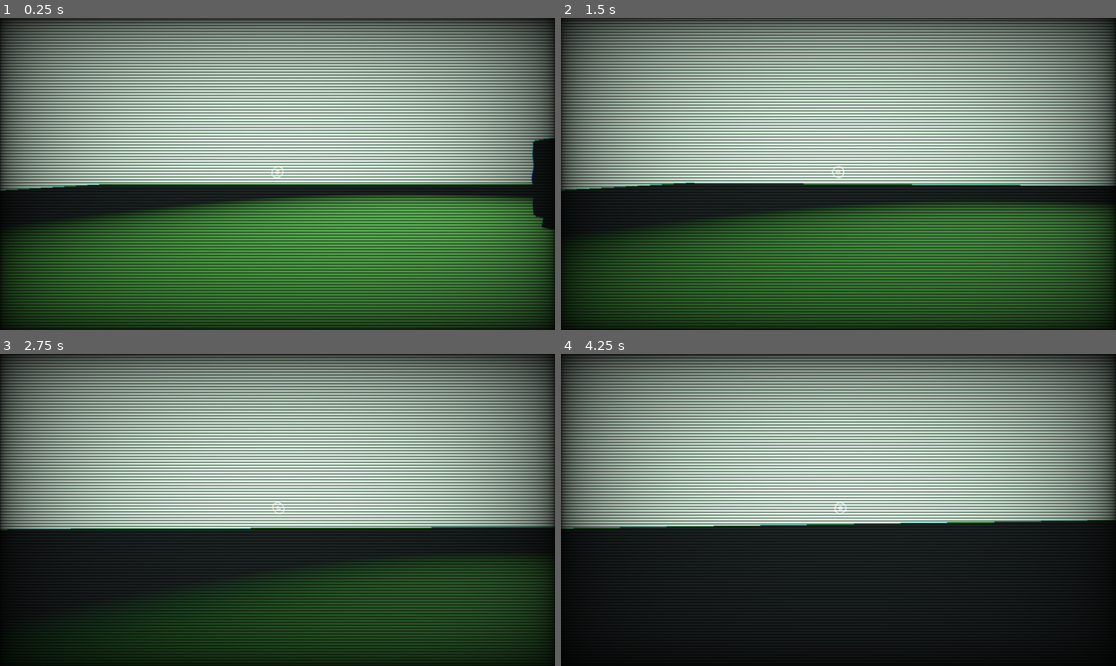
Above: before the commit, frames 1-4 (two rows, left to right).
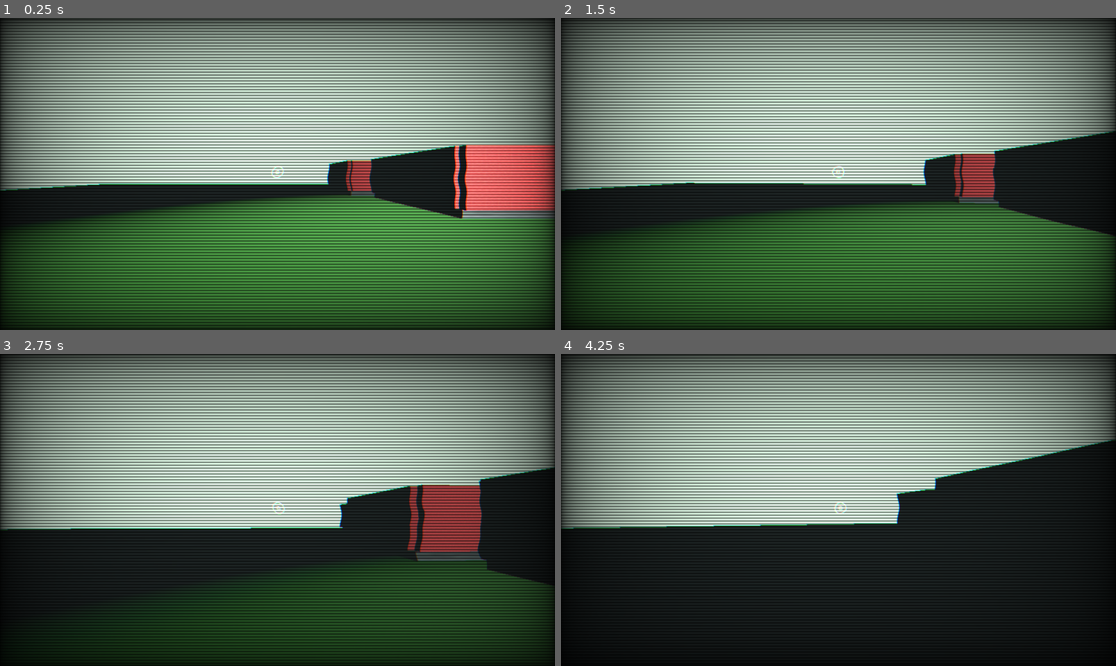
Above: after the commit, the same moments.

Repository: CreativeIndividuals/wildJam
Game: Godot game, scene res://scenes/Game.tscn
The game is run twice, just before and just after one commit, with the same random seed, the same clock (stepped at 60 frames per second) and the same inputs.
Inputs (mouse positions are in pixels of both pictures, inside the frame that each line leads up to):
- Up to frame 1 (0.25 s): no input
- Up to frame 2 (1.5 s): move the mouse to (866, 174) at 0.52 s; hold E (interact) 0.53-1.28 s; hold W (forward) from 0.53 s (still down); move the mouse to (810, 174) at 1.27 s; tap Q (accuse) at 1.35 s
- Up to frame 3 (2.75 s): keep holding W (forward); tap E (interact) at 1.55 s; move the mouse to (288, 503) at 2.02 s; hold E (interact) from 2.03 s (still down)
- Up to frame 4 (4.25 s): keep holding W (forward); move the mouse to (832, 516) at 2.77 s; release E (interact) at 2.78 s; tap E (interact) at 2.85, 3.8 s; move the mouse to (877, 513) at 3.52 s; hold Q (accuse) from 3.53 s (still down)

The runs differ from the first frame. In frame 1, 7.3% of the frame differs, in the area x 58-100%, y 38-68%; in frame 2, 6.0%; in frame 3, 7.3%; in frame 4, 7.4%, in the area x 60-100%, y 27-55%.

Commit message:
audio added and interaction optimization

Diff:
--- a/code/AudioManager.gd
+++ b/code/AudioManager.gd
@@ -1,23 +1,38 @@
 extends Node
 
-@export_multiline var effects :Dictionary[String,String] = \
-{"blackout":"?",
- "interact":"?",
- "speak":"?"}
+@export var effects : Dictionary[String,String]
 
-var ost_player: AudioStreamPlayer
-var sfx_player: AudioStreamPlayer
+@onready var ost: AudioStreamPlayer = $ost
+@onready var sfx: AudioStreamPlayer = $sfx
+@onready var walk: AudioStreamPlayer = $walk
 
-func _ready():
-	ost_player=$ost
-	sfx_player=$sfx
+func _ready() -> void:
+	for character in get_tree().get_nodes_in_group("characters"):
+		character.spoke.connect(play_speech)
+
+func play_speech(character,dialogue):
+	play_sfx("speech_"+character)
 
 func play_ost():
-	ost_player.play()
+	ost.play()
 
 func stop_ost():
-	ost_player.stop()
+	ost.stop()
 
-func play_sfx(effect:String):
-	sfx_player.stream.resource_path = effects[effect]
-	sfx_player.play()
+func play_sfx(effect: String):
+	var path = effects.get(effect, "")
+	if path == "":
+		print("No such effect: ", effect)
+		return
+	var stream = load(path)
+	if not stream:
+		print("Failed to load SFX at: ", path)
+		return
+	sfx.stream = stream
+	sfx.play()
+
+func _on_player_walk_changed(walking: bool) -> void:
+	if walking:
+		walk.play()
+	else:
+		walk.stop()
--- a/code/BlackoutManager.gd
+++ b/code/BlackoutManager.gd
@@ -1,6 +1,6 @@
 extends ColorRect
 
-@export var duration:=2.0
+@export var duration:=5.0
 signal blackoutDone
 
 func _ready():
@@ -8,13 +8,13 @@
 	hide()
 
 func fade_out():
-	create_tween().tween_property($".", "color:a", 0.0, duration/2.0).connect(
+	create_tween().tween_property($".", "color:a", 0.0, duration).connect(
 		"finished", Callable(self, "_on_fade_out_complete")
 	)
 
 func play_blackout():
 	show()
-	#%audioManager.play_sfx("blackout")
+	%audioManager.play_sfx("blackout")
 	create_tween().tween_property($".", "color:a", 1.0, duration/2.0).connect(
 		"finished", Callable(self, "_on_fade_in_complete")
 	)
--- a/code/Player.gd
+++ b/code/Player.gd
@@ -8,6 +8,8 @@
 @onready var interaction_text = %Interact
 @onready var game_state = %GameState
 var current_interactable:Interractable = null
+
+signal walkChanged(walking:bool)
 
 func _ready():
 	Input.mouse_mode = Input.MOUSE_MODE_CAPTURED
@@ -30,8 +32,9 @@
 	if event.is_action_pressed("ui_cancel"):
 		Input.mouse_mode = Input.MOUSE_MODE_VISIBLE if Input.mouse_mode == Input.MOUSE_MODE_CAPTURED else Input.MOUSE_MODE_CAPTURED
 
+var was_walking = false
+
 func _physics_process(_delta):
-	# Movement
 	var input_dir = Input.get_vector("left", "right", "backward", "forward")
 
 	var forward = -camera.global_transform.basis.z
@@ -43,8 +46,13 @@
 	right = right.normalized()
 
 	var direction = (forward * input_dir.y + right * input_dir.x)
+	var walking = direction.length() > 0.01  # "0.01" avoids float issues
 
-	if direction:
+	if walking != was_walking:
+		walkChanged.emit(walking)
+		was_walking = walking
+
+	if walking:
 		velocity.x = direction.x * SPEED
 		velocity.z = direction.z * SPEED
 	else:
@@ -66,6 +74,7 @@
 			if is_instance_valid(current_interactable):
 				current_interactable.disable_highlight()
 			current_interactable = target
+			%audioManager.play_sfx("clue hover")
 			current_interactable.enable_highlight()
 		show_interaction_prompt("Press E to inspect")
 	elif target.is_in_group("characters"):
--- a/code/dialogueManager.gd
+++ b/code/dialogueManager.gd
@@ -5,6 +5,7 @@
 @onready var timer = $Timer
 
 @export var DialogueTimeout := 5.0
+var speaking:=false
 
 func _ready():
 	hide()
@@ -14,10 +15,12 @@
 		character.spoke.connect(show_dialogue)
 
 func show_dialogue(character_name: String, line: String) -> void:
+	if speaking:
+		return
 	person.text = character_name
 	show()
 	timer.stop()
-
+	speaking=true
 	dialogueLine.text = ""
 	for i in line.length() + 1:
 		dialogueLine.text = line.substr(0, i) + "_"
@@ -26,10 +29,12 @@
 	timer.start(DialogueTimeout)
 
 func _on_timer_timeout():
+	speaking=false
 	hide()
 
 func _on_blackout_done() -> void:
 	show_dialogue("Me","what happened? nwhere am i? \nanyways I only remember three of you being there \nWHICH ONE IS FAKE?")
 
 func _on_clue_collected(clue_data: Dictionary)->void:
-	show_dialogue("Me","hmm... a "+clue_data.get("id")+" "+clue_data.get("description"))
+	%audioManager.play_sfx("flip page")
+	show_dialogue(clue_data.get("id"),clue_data.get("description"))
--- a/default_bus_layout.tres
+++ b/default_bus_layout.tres
@@ -5,7 +5,7 @@
 bus/1/solo = false
 bus/1/mute = false
 bus/1/bypass_fx = false
-bus/1/volume_db = 0.0
+bus/1/volume_db = -2.79468
 bus/1/send = &"Master"
 bus/2/name = &"sfx"
 bus/2/solo = false
--- a/scenes/Game.tscn
+++ b/scenes/Game.tscn
@@ -11,8 +11,9 @@
 [ext_resource type="Script" uid="uid://c4rw1c2y6urot" path="res://code/dialogueManager.gd" id="4_aug50"]
 [ext_resource type="Script" uid="uid://dk01cgbjy561f" path="res://code/gameOver.gd" id="5_kiw3p"]
 [ext_resource type="Script" uid="uid://dwunflmmaap7e" path="res://code/AudioManager.gd" id="6_3xj3m"]
-[ext_resource type="AudioStream" uid="uid://rhj1o1yi7xgv" path="res://audio/music/placeholder.mp3" id="7_mcffj"]
 [ext_resource type="Script" uid="uid://dwtdotwiv0gd4" path="res://code/BlackoutManager.gd" id="9_g4kob"]
+[ext_resource type="AudioStream" uid="uid://xnfp0jbq58s5" path="res://audio/music/General Theme.wav" id="11_2rd6h"]
+[ext_resource type="AudioStream" uid="uid://b8g15jqvygvmm" path="res://audio/Sfx/walk-cycle-2.wav" id="12_7ua8r"]
 
 [sub_resource type="WorldBoundaryShape3D" id="WorldBoundaryShape3D_x5vcc"]
 
@@ -23,6 +24,8 @@
 
 [sub_resource type="BoxShape3D" id="BoxShape3D_x5vcc"]
 
+[sub_resource type="BoxMesh" id="BoxMesh_7ua8r"]
+
 [sub_resource type="Skin" id="Skin_2rd6h"]
 resource_name = "book"
 
@@ -34,6 +37,8 @@
 
 [sub_resource type="StandardMaterial3D" id="StandardMaterial3D_oxkoi"]
 albedo_color = Color(0.572549, 0.278431, 0.301961, 1)
+
+[sub_resource type="AudioStreamWAV" id="AudioStreamWAV_2rd6h"]
 
 [sub_resource type="ShaderMaterial" id="ShaderMaterial_7ua8r"]
 shader = ExtResource("4_2rd6h")
@@ -86,7 +91,7 @@
 shape = SubResource("BoxShape3D_x5vcc")
 
 [node name="MeshInstance3D" type="MeshInstance3D" parent="Env/clues/clue1"]
-skin = SubResource("Skin_2rd6h")
+mesh = SubResource("BoxMesh_7ua8r")
 
 [node name="clue2" type="RigidBody3D" parent="Env/clues"]
 transform = Transform3D(1, 0, 0, 0, 1, 0, 0, 0, 1, 3.15664, 0.958167, 5.7256)
@@ -94,77 +99,117 @@
 clueID = "drawing"
 description = "me and lil bro"
 
+[node name="MeshInstance3D" type="MeshInstance3D" parent="Env/clues/clue2"]
+mesh = SubResource("BoxMesh_7ua8r")
+skin = SubResource("Skin_2rd6h")
+skeleton = NodePath("../../clue1")
+
 [node name="CollisionShape3D" type="CollisionShape3D" parent="Env/clues/clue2"]
 shape = SubResource("BoxShape3D_x5vcc")
 
 [node name="clue3" type="RigidBody3D" parent="Env/clues"]
+transform = Transform3D(1, 0, 0, 0, 1, 0, 0, 0, 1, 4.10076, 1.69814, 0)
 script = ExtResource("1_400sg")
 clueID = "sketchbook"
 description = "It's a sketch of a girl"
 metadata/_custom_type_script = "uid://cq5d5yawdbkcw"
 
+[node name="MeshInstance3D" type="MeshInstance3D" parent="Env/clues/clue3"]
+mesh = SubResource("BoxMesh_7ua8r")
+skin = SubResource("Skin_2rd6h")
+skeleton = NodePath("../../clue1")
+
 [node name="CollisionShape3D" type="CollisionShape3D" parent="Env/clues/clue3"]
-transform = Transform3D(1, 0, 0, 0, 1, 0, 0, 0, 1, 0, 1.09016, 0)
 shape = SubResource("BoxShape3D_2rd6h")
 
 [node name="clue4" type="RigidBody3D" parent="Env/clues"]
+transform = Transform3D(1, 0, 0, 0, 1, 0, 0, 0, 1, 1.29842, 0.860815, 2.40871)
 script = ExtResource("1_400sg")
 clueID = "cornflakes"
 description = "My favourite cornflakes.."
 metadata/_custom_type_script = "uid://cq5d5yawdbkcw"
 
+[node name="MeshInstance3D" type="MeshInstance3D" parent="Env/clues/clue4"]
+mesh = SubResource("BoxMesh_7ua8r")
+skin = SubResource("Skin_2rd6h")
+skeleton = NodePath("../../clue1")
+
 [node name="CollisionShape3D" type="CollisionShape3D" parent="Env/clues/clue4"]
-transform = Transform3D(1, 0, 0, 0, 1, 0, 0, 0, 1, 0, 1.09016, 0)
 shape = SubResource("BoxShape3D_2rd6h")
 
 [node name="clue5" type="RigidBody3D" parent="Env/clues"]
+transform = Transform3D(1, 0, 0, 0, 1, 0, 0, 0, 1, -2.57072, 1.24483, -0.250698)
 script = ExtResource("1_400sg")
 clueID = "boardgame"
 description = "I used to play with my brother.."
 metadata/_custom_type_script = "uid://cq5d5yawdbkcw"
 
+[node name="MeshInstance3D" type="MeshInstance3D" parent="Env/clues/clue5"]
+mesh = SubResource("BoxMesh_7ua8r")
+skin = SubResource("Skin_2rd6h")
+skeleton = NodePath("../../clue1")
+
 [node name="CollisionShape3D" type="CollisionShape3D" parent="Env/clues/clue5"]
-transform = Transform3D(1, 0, 0, 0, 1, 0, 0, 0, 1, 0, 1.09016, 0)
 shape = SubResource("BoxShape3D_2rd6h")
 
 [node name="clue6" type="RigidBody3D" parent="Env/clues"]
+transform = Transform3D(1, 0, 0, 0, 1, 0, 0, 0, 1, 2.79333, 3.69709, 0)
 script = ExtResource("1_400sg")
 clueID = "console"
 description = "I was good at that game.."
 metadata/_custom_type_script = "uid://cq5d5yawdbkcw"
 
+[node name="MeshInstance3D" type="MeshInstance3D" parent="Env/clues/clue6"]
+mesh = SubResource("BoxMesh_7ua8r")
+skin = SubResource("Skin_2rd6h")
+skeleton = NodePath("../../clue1")
+
 [node name="CollisionShape3D" type="CollisionShape3D" parent="Env/clues/clue6"]
-transform = Transform3D(1, 0, 0, 0, 1, 0, 0, 0, 1, 0, 1.09016, 0)
 shape = SubResource("BoxShape3D_2rd6h")
 
 [node name="clue7" type="RigidBody3D" parent="Env/clues"]
+transform = Transform3D(1, 0, 0, 0, 1, 0, 0, 0, 1, 2.14257, 0.765576, -3.19368)
 script = ExtResource("1_400sg")
 clueID = "casseteplayer"
 description = "My favourite song..."
 metadata/_custom_type_script = "uid://cq5d5yawdbkcw"
 
+[node name="MeshInstance3D" type="MeshInstance3D" parent="Env/clues/clue7"]
+mesh = SubResource("BoxMesh_7ua8r")
+skin = SubResource("Skin_2rd6h")
+skeleton = NodePath("../../clue1")
+
 [node name="CollisionShape3D" type="CollisionShape3D" parent="Env/clues/clue7"]
-transform = Transform3D(1, 0, 0, 0, 1, 0, 0, 0, 1, 0, 1.09016, 0)
 shape = SubResource("BoxShape3D_2rd6h")
 
 [node name="clue8" type="RigidBody3D" parent="Env/clues"]
+transform = Transform3D(1, 0, 0, 0, 1, 0, 0, 0, 1, 0, 2.55297, 0)
 script = ExtResource("1_400sg")
 clueID = "easel"
 description = "I used to draw..."
 metadata/_custom_type_script = "uid://cq5d5yawdbkcw"
 
+[node name="MeshInstance3D" type="MeshInstance3D" parent="Env/clues/clue8"]
+mesh = SubResource("BoxMesh_7ua8r")
+skin = SubResource("Skin_2rd6h")
+skeleton = NodePath("../../clue1")
+
 [node name="CollisionShape3D" type="CollisionShape3D" parent="Env/clues/clue8"]
-transform = Transform3D(1, 0, 0, 0, 1, 0, 0, 0, 1, 0, 1.09016, 0)
 shape = SubResource("BoxShape3D_2rd6h")
 
 [node name="clue9" type="RigidBody3D" parent="Env/clues"]
+transform = Transform3D(1, 0, 0, 0, 1, 0, 0, 0, 1, 0, 1.04584, -2.42791)
 script = ExtResource("1_400sg")
 clueID = "baseballglove"
 description = "My baseballglove.."
 metadata/_custom_type_script = "uid://cq5d5yawdbkcw"
 
+[node name="MeshInstance3D" type="MeshInstance3D" parent="Env/clues/clue9"]
+mesh = SubResource("BoxMesh_7ua8r")
+skin = SubResource("Skin_2rd6h")
+skeleton = NodePath("../../clue1")
+
 [node name="CollisionShape3D" type="CollisionShape3D" parent="Env/clues/clue9"]
-transform = Transform3D(1, 0, 0, 0, 1, 0, 0, 0, 1, 0, 1.09016, 0)
 shape = SubResource("BoxShape3D_2rd6h")
 
 [node name="characters" type="Node3D" parent="Env"]
@@ -230,6 +275,32 @@
 surface_material_override/0 = SubResource("StandardMaterial3D_oxkoi")
 
 [node name="Map_texured" parent="Env" instance=ExtResource("3_2rd6h")]
+transform = Transform3D(1, 0, 0, 0, 1, 0, 0, 0, 1, 0, 0, -29.569)
+
+[node name="audioManager" type="Node" parent="."]
+unique_name_in_owner = true
+script = ExtResource("6_3xj3m")
+effects = Dictionary[String, String]({
+"blackout": "res://audio/Sfx/SFX_BlackOutFull.wav",
+"clue hover": "res://audio/Sfx/SFX_ClueHover.wav",
+"flip page": "res://audio/Sfx/SFX_Pages.wav",
+"speech_Brother": "res://audio/Sfx/SFX_Voice_Brother.wav",
+"speech_Father": "res://audio/Sfx/SFX_Voice_Impostor.wav",
+"speech_Girlfriend": "res://audio/Sfx/SFX_Voice_GirlFriend.wav",
+"speech_Mother": "res://audio/Sfx/SFX_Voice_Mother.wav"
+})
+
+[node name="ost" type="AudioStreamPlayer" parent="audioManager"]
+stream = ExtResource("11_2rd6h")
+bus = &"ost"
+
+[node name="sfx" type="AudioStreamPlayer" parent="audioManager"]
+stream = SubResource("AudioStreamWAV_2rd6h")
+bus = &"sfx"
+
+[node name="walk" type="AudioStreamPlayer" parent="audioManager"]
+stream = ExtResource("12_7ua8r")
+bus = &"sfx"
 
 [node name="HUD" type="CanvasLayer" parent="."]
 unique_name_in_owner = true
@@ -442,21 +513,10 @@
 color = Color(0, 0, 0, 1)
 script = ExtResource("9_g4kob")
 
-[node name="audioManager" type="Node" parent="."]
-unique_name_in_owner = true
-script = ExtResource("6_3xj3m")
-
-[node name="ost" type="AudioStreamPlayer" parent="audioManager"]
-stream = ExtResource("7_mcffj")
-bus = &"ost"
-
-[node name="sfx" type="AudioStreamPlayer" parent="audioManager"]
-bus = &"sfx"
-
 [node name="GameState" type="Node" parent="." node_paths=PackedStringArray("impostor_character")]
 unique_name_in_owner = true
 script = ExtResource("2_cpr0p")
-impostor_character = NodePath("../Env/characters/girlfriend")
+impostor_character = NodePath("../Env/characters/father")
 
 [node name="Timer" type="Timer" parent="GameState"]
 wait_time = 120.0
@@ -487,3 +547,4 @@
 [connection signal="blackoutDone" from="HUD/blackoutOverlay" to="HUD/dialogueBox" method="_on_blackout_done"]
 [connection signal="game_over" from="GameState" to="HUD/gameOver" method="_on_game_state_game_over"]
 [connection signal="timeout" from="GameState/Timer" to="GameState" method="transition_to_judgement"]
+[connection signal="walkChanged" from="Player" to="audioManager" method="_on_player_walk_changed"]
Not shown, added: audio/Sfx/SFX_BlackOutFall.wav.import
Not shown, added: audio/Sfx/SFX_BlackOutFull.wav.import
Not shown, added: audio/Sfx/SFX_BlackOutZzzz.wav.import
Not shown, added: audio/Sfx/SFX_ClueHover.wav.import
Not shown, added: audio/Sfx/SFX_Pages.wav.import
Not shown, added: audio/Sfx/SFX_Voice_Brother.wav.import
Not shown, added: audio/Sfx/SFX_Voice_GirlFriend.wav.import
Not shown, added: audio/Sfx/SFX_Voice_Impostor.wav.import
Not shown, added: audio/Sfx/SFX_Voice_Mother.wav.import
Not shown, added: audio/Sfx/walk-cycle-2.wav.import
Not shown, added: audio/music/General Theme.wav.import
Not shown, added: audio/music/Themes Main Menu Loop.wav.import
(and 17 more such lines)
